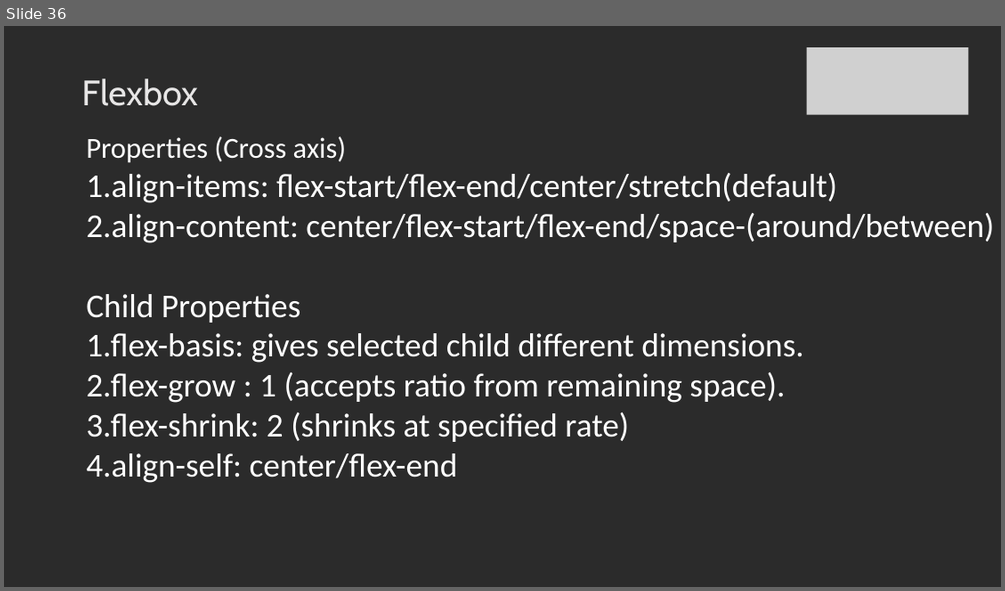
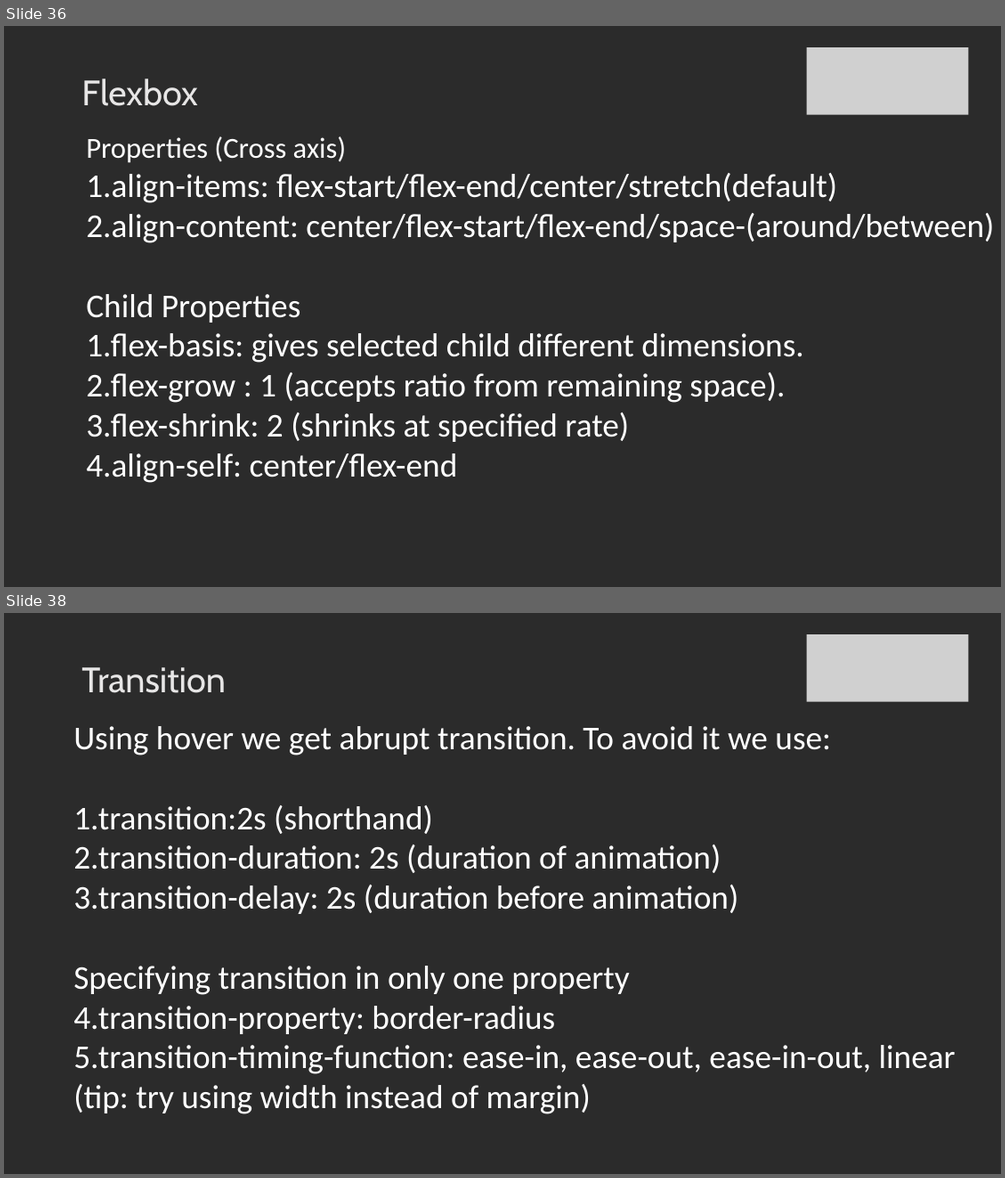
Before and after one commit to SachinBarpanda/WebDevGla, a slide deck: CSS.pptx. Shown one above the other, each under a label of ours: slide 36 before the commit, slides 36 and 38 after it; the slides between them are not shown. The pictures are 1005x591 and 1005x1178 pixels, drawn with LibreOffice and Linux fonts; fonts in the diff are those of the drawing; grey boxes stand for pictures; background and template pictures are left out; a plain dark background stands for a picture behind light text. Boxes give left, top, right and bottom in pixels: in the first picture for what was removed or moved away, otherwise in the second. Text is boxed around its words. In the diff, an @@ line names an element or a change of style, - is before the commit and + after.

```diff
--- a/CSS.pptx
+++ b/CSS.pptx
@@ slide 38 added at bbox=[4, 613, 1001, 1174], background picture (left out) @@
@@ picture added at bbox=[807, 634, 968, 702] @@
@@ title added at bbox=[81, 667, 226, 693], 34 pt, text #E7E6E6 @@
+Transition
@@ text added at bbox=[73, 726, 955, 1114], 32 pt, text #FFFFFF @@
+Using hover we get abrupt transition. To avoid it we use:
+1.transition:2s (shorthand)
+2.transition-duration: 2s (duration of animation)
+3.transition-delay: 2s (duration before animation)
+Specifying transition in only one property
+4.transition-property: border-radius
+5.transition-timing-function: ease-in, ease-out, ease-in-out, linear
+(tip: try using width instead of margin)
```
Also in this commit, not shown: 1 slide changed, 10 other slides added, 8 other files.
